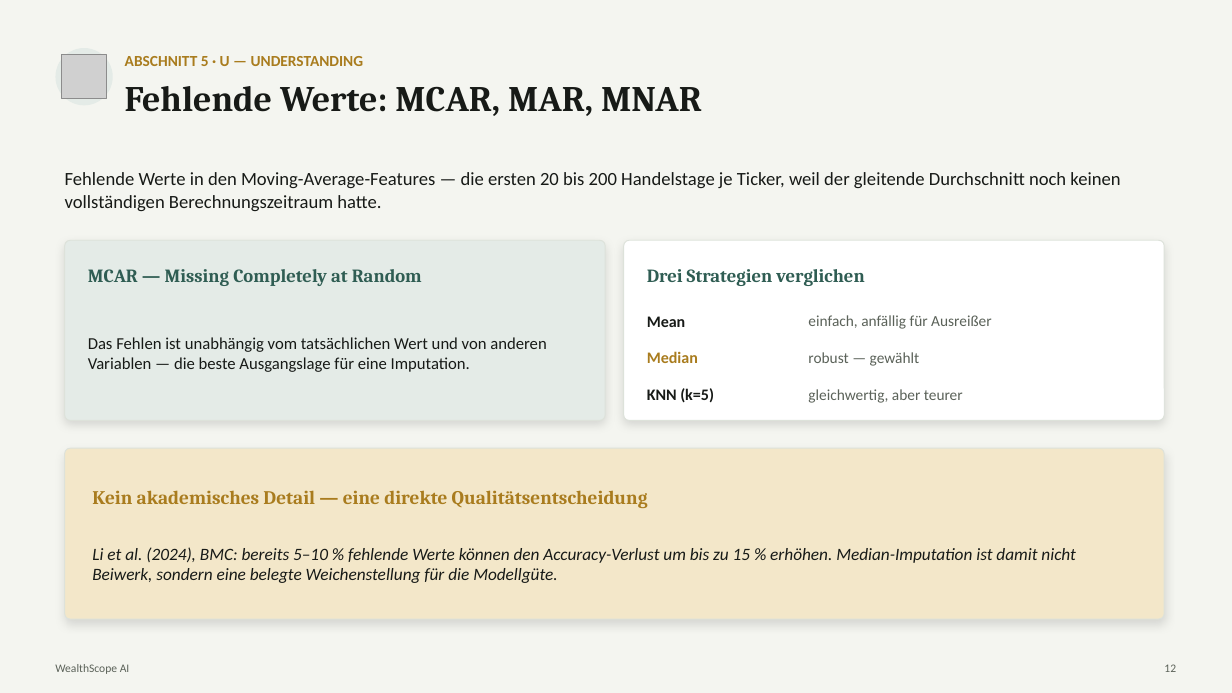
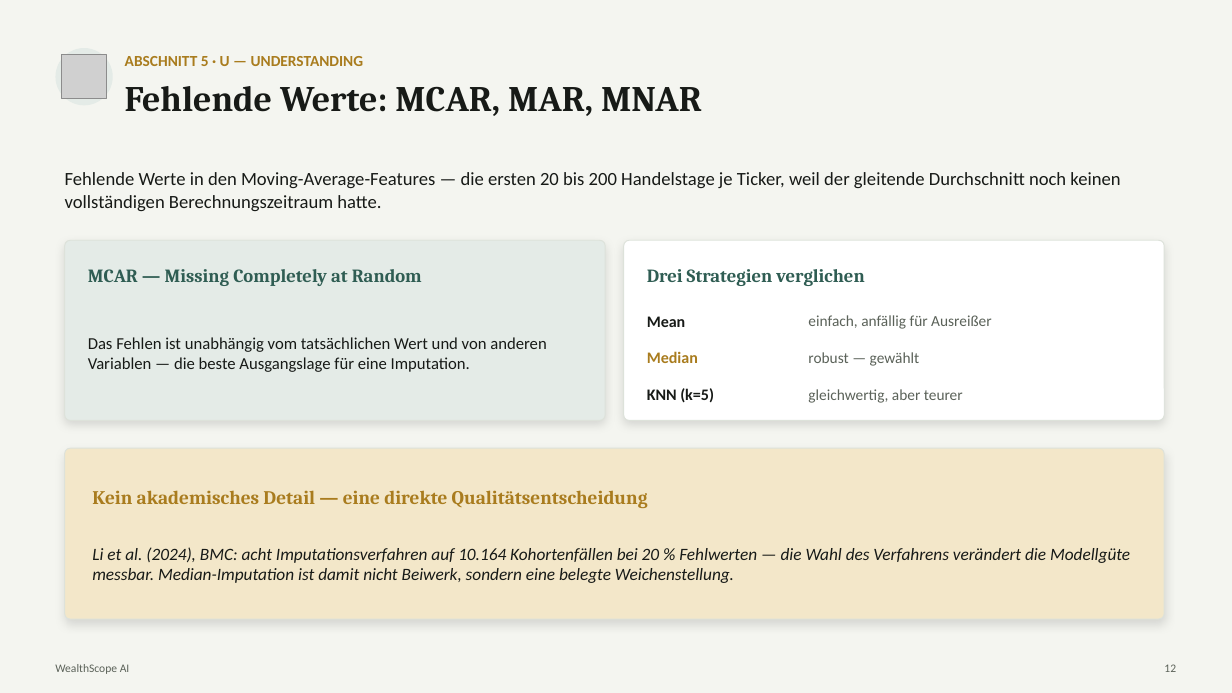
Before and after one commit to fedansoufiane-commits/forexscope-ai, a slide deck: slide 12 of Präsentation/Final/WealthScope_Praesentation_v1.0_FINAL.pptx. Drawn at 1232x693 pixels with LibreOffice and Linux fonts; fonts in the diff are those of the drawing; grey boxes stand for pictures. Boxes give left, top, right and bottom in pixels: in the first picture for what was removed or moved away, otherwise in the second. Text is boxed around its words. In the diff, an @@ line names an element or a change of style, - is before the commit and + after.

```diff
--- a/Präsentation/Final/WealthScope_Praesentation_v1.0_FINAL.pptx
+++ b/Präsentation/Final/WealthScope_Praesentation_v1.0_FINAL.pptx
@@ text at [92,547,1130,583]: text changed @@
-Li et al. (2024), BMC: bereits 5–10 % fehlende Werte können den Accuracy-Verlust um bis zu 15 % erhöhen. Median-Imputation ist damit nicht Beiwerk, sondern eine belegte Weichenstellung für die Modellgüte.
+Li et al. (2024), BMC: acht Imputationsverfahren auf 10.164 Kohortenfällen bei 20 % Fehlwerten — die Wahl des Verfahrens verändert die Modellgüte messbar. Median-Imputation ist damit nicht Beiwerk, sondern eine belegte Weichenstellung.
```
Also in this commit, not shown: 1 other slide changed, 2 other files.
